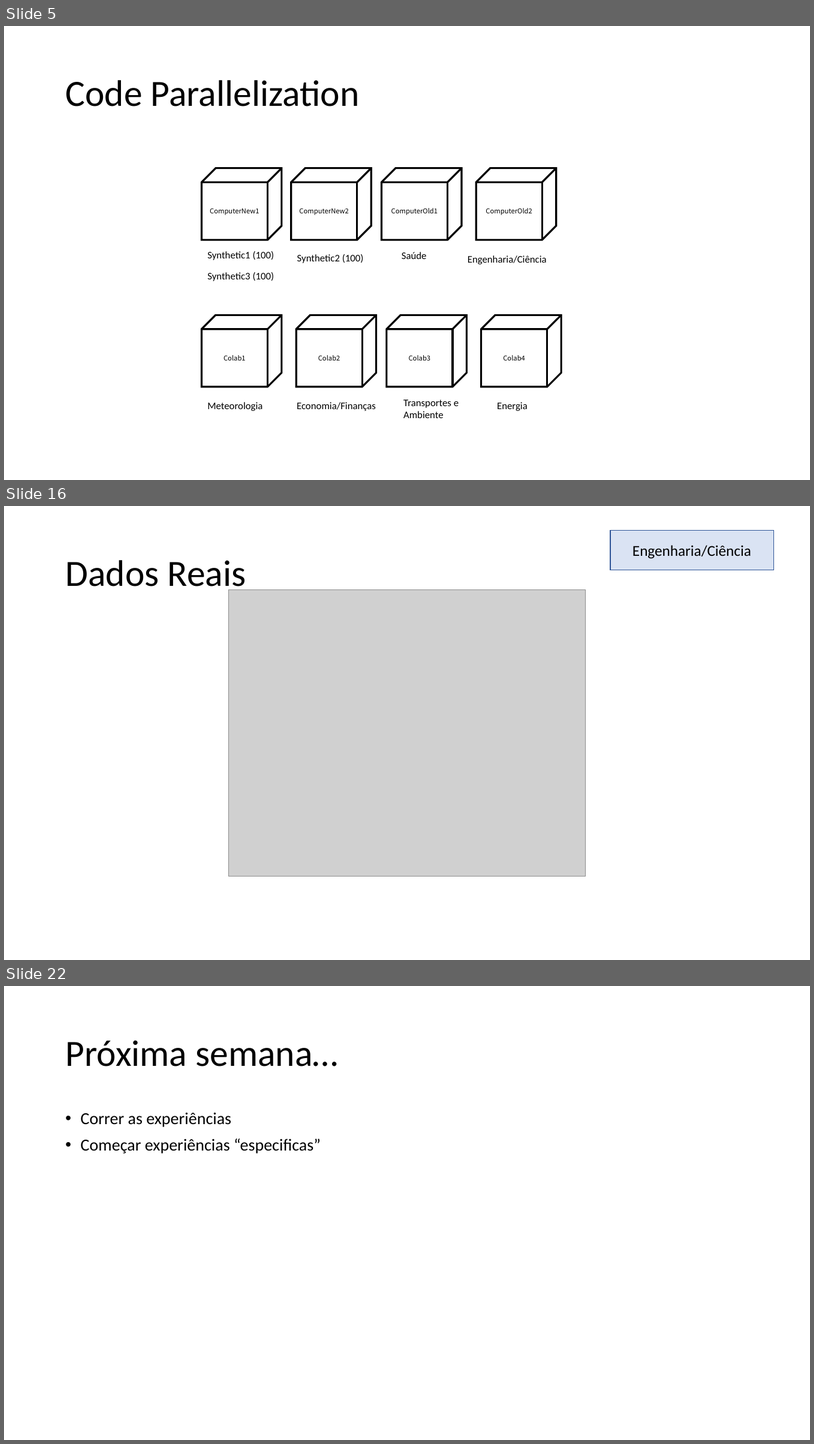
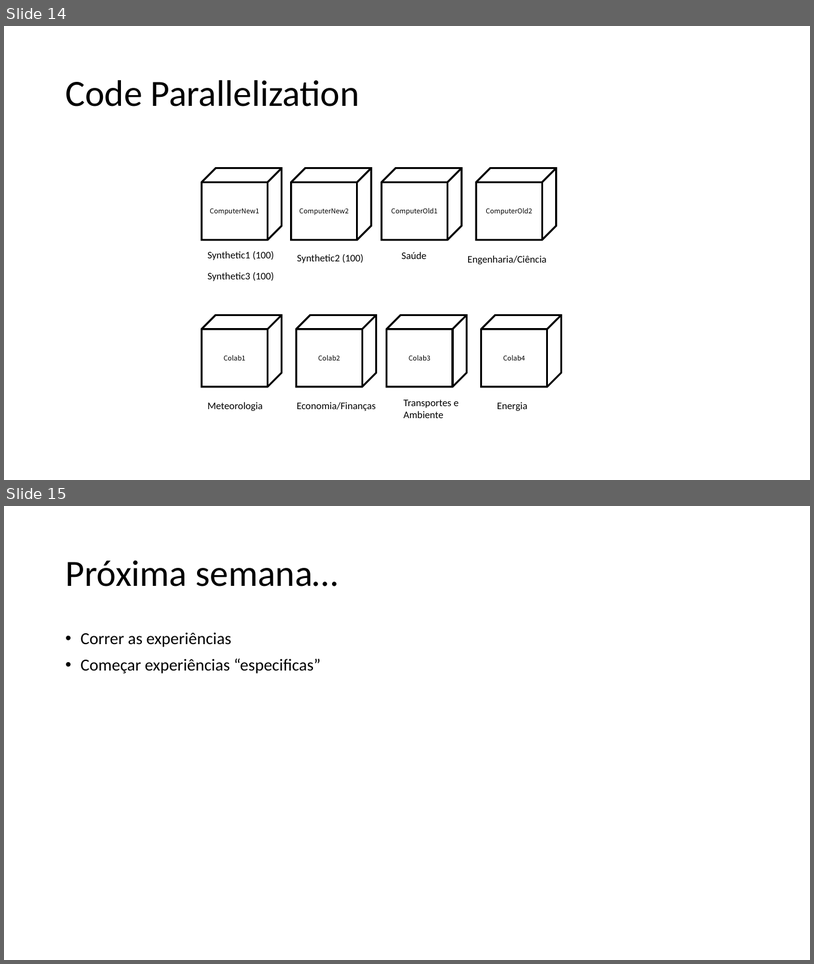
Before and after one commit to MiguelLoureiro98/timecave, a slide deck: papers/.ppt/TimeSeriesCV_31052024.pptx. Shown one above the other, each under a label of ours: slides 5, 16 and 22 before the commit, slides 14 and 15 after it; the slides between them are not shown. The pictures are 814x1444 and 814x964 pixels, drawn with LibreOffice and Linux fonts; fonts in the diff are those of the drawing; grey boxes stand for pictures. Boxes give left, top, right and bottom in pixels: in the first picture for what was removed or moved away, otherwise in the second. Text is boxed around its words. In the diff, an @@ line names an element or a change of style, - is before the commit and + after.

```diff
--- a/papers/.ppt/TimeSeriesCV_31052024.pptx
+++ b/papers/.ppt/TimeSeriesCV_31052024.pptx
@@ slide 16 removed at <box>4,506,810,960</box>, background #FFFFFF @@
@@ rectangle removed at <box>611,530,774,570</box> @@
-Engenharia/Ciência
@@ title removed at <box>65,560,246,595</box> @@
-Dados Reais
@@ picture removed at <box>228,589,586,876</box> @@
@@ what was slide 5 is now slide 14 @@
@@ what was slide 22 is now slide 15 @@
```
Also in this commit, not shown: 5 slides changed, 8 slides added, 15 other slides removed, 1 other file.
